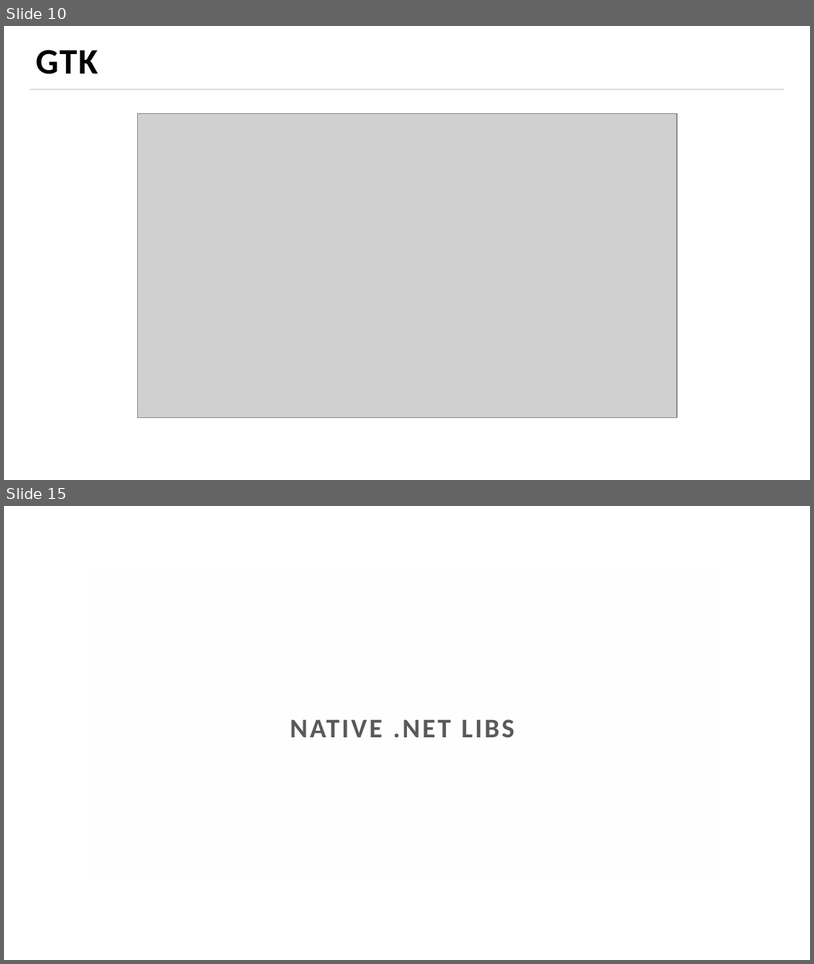
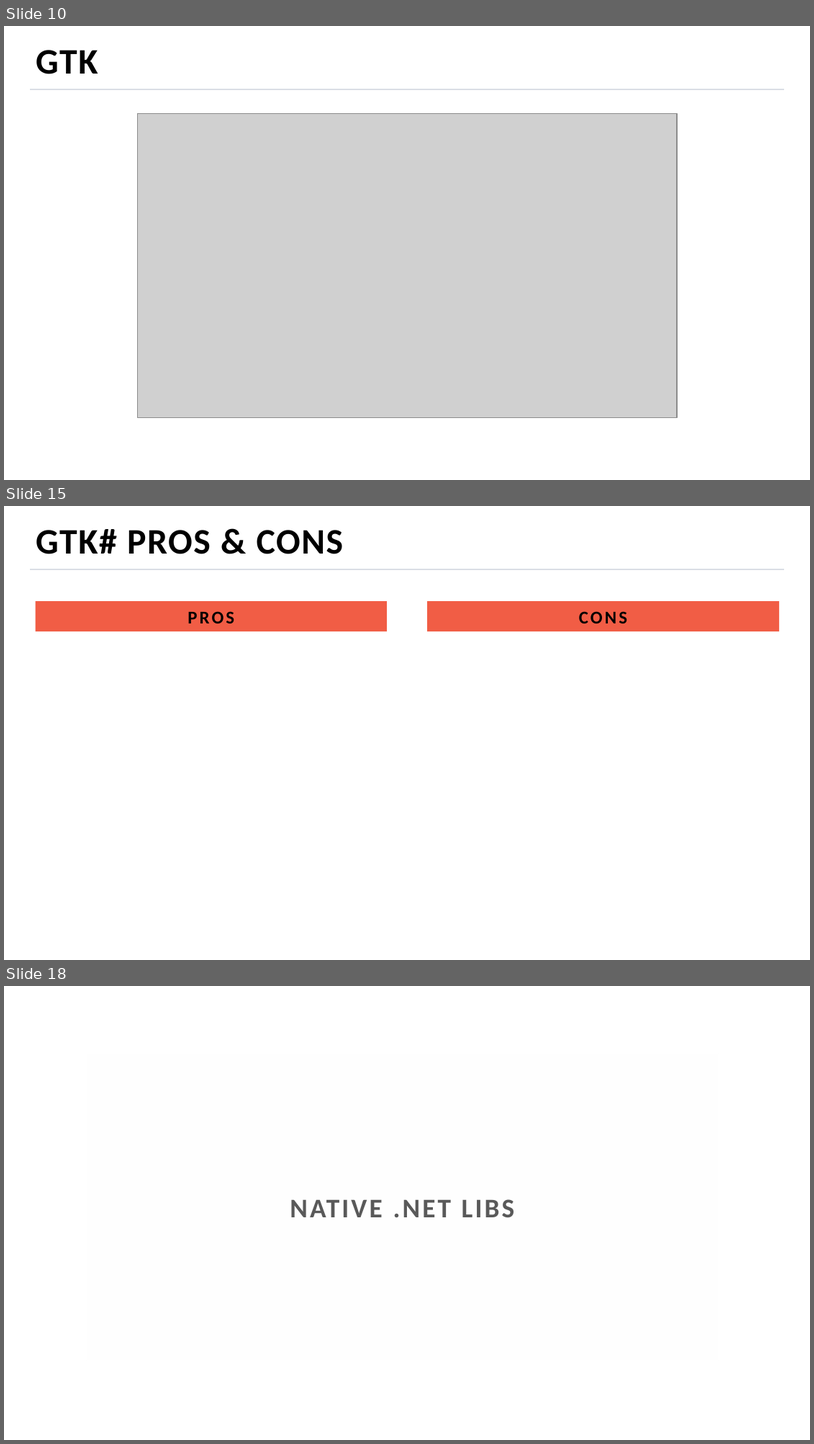
Before and after one commit to MihailRomanov/TechTalks_GUI_in_Net, a slide deck: presentation.pptx. Shown one above the other, each under a label of ours: slides 10 and 15 before the commit, slides 10, 15 and 18 after it; the slides between them are not shown. The pictures are 814x964 and 814x1444 pixels, drawn with LibreOffice and Linux fonts; fonts in the diff are those of the drawing; grey boxes stand for pictures; background and template pictures are left out. Boxes give left, top, right and bottom in pixels: in the first picture for what was removed or moved away, otherwise in the second. Text is boxed around its words. In the diff, an @@ line names an element or a change of style, - is before the commit and + after.

```diff
--- a/presentation.pptx
+++ b/presentation.pptx
@@ slide 15 added at (x1=4, y1=506, x2=810, y2=960), background picture (left out); not listed: 1 template element that a slide beside it also shows @@
@@ title added at (x1=36, y1=529, x2=344, y2=554), 32 pt, text #000000, bold @@
+GTK# PROS & CONS
@@ text added at (x1=36, y1=601, x2=387, y2=632), fill #F15D45, 16 pt, text #000000, bold @@
+PROS
@@ text added at (x1=427, y1=601, x2=779, y2=632), fill #F15D45, 16 pt, text #000000, bold @@
+CONS
@@ what was slide 15 is now slide 18 @@
```
Also in this commit, not shown: 4 slides changed, 9 other slides added, 4 slides removed.
